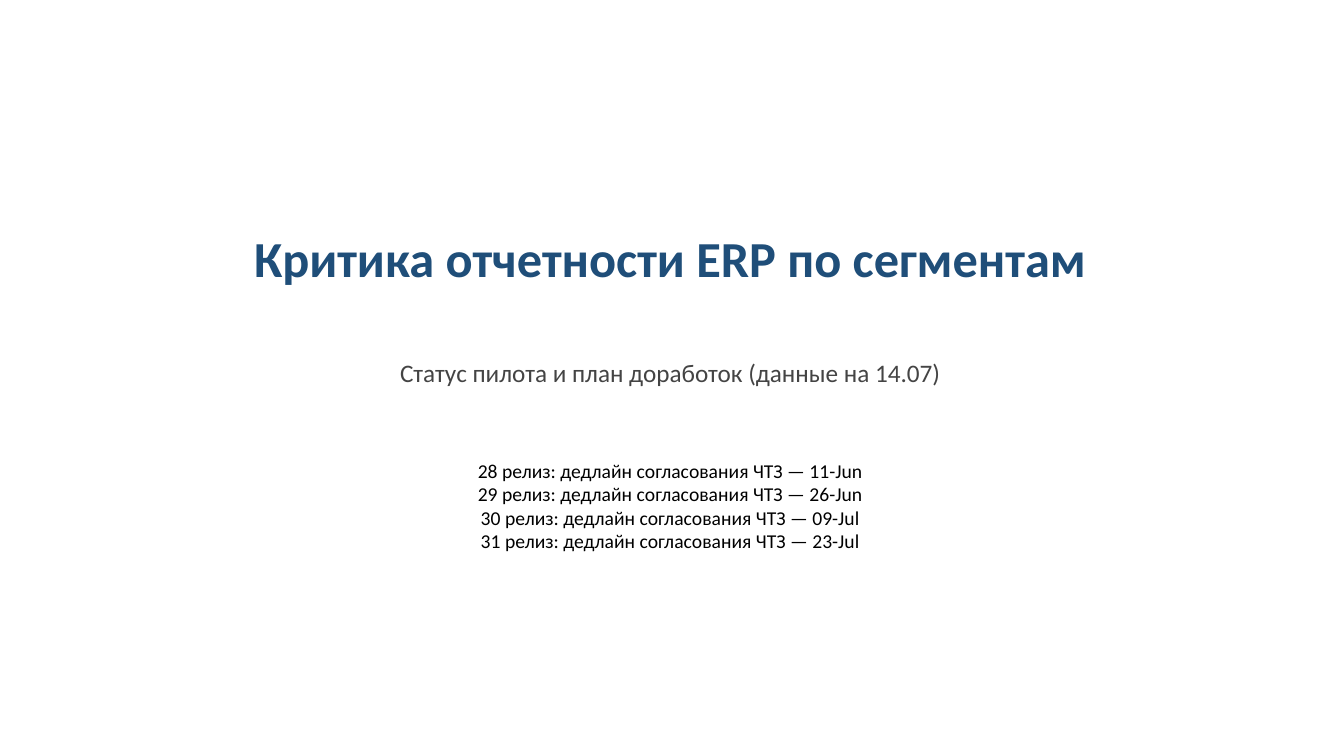
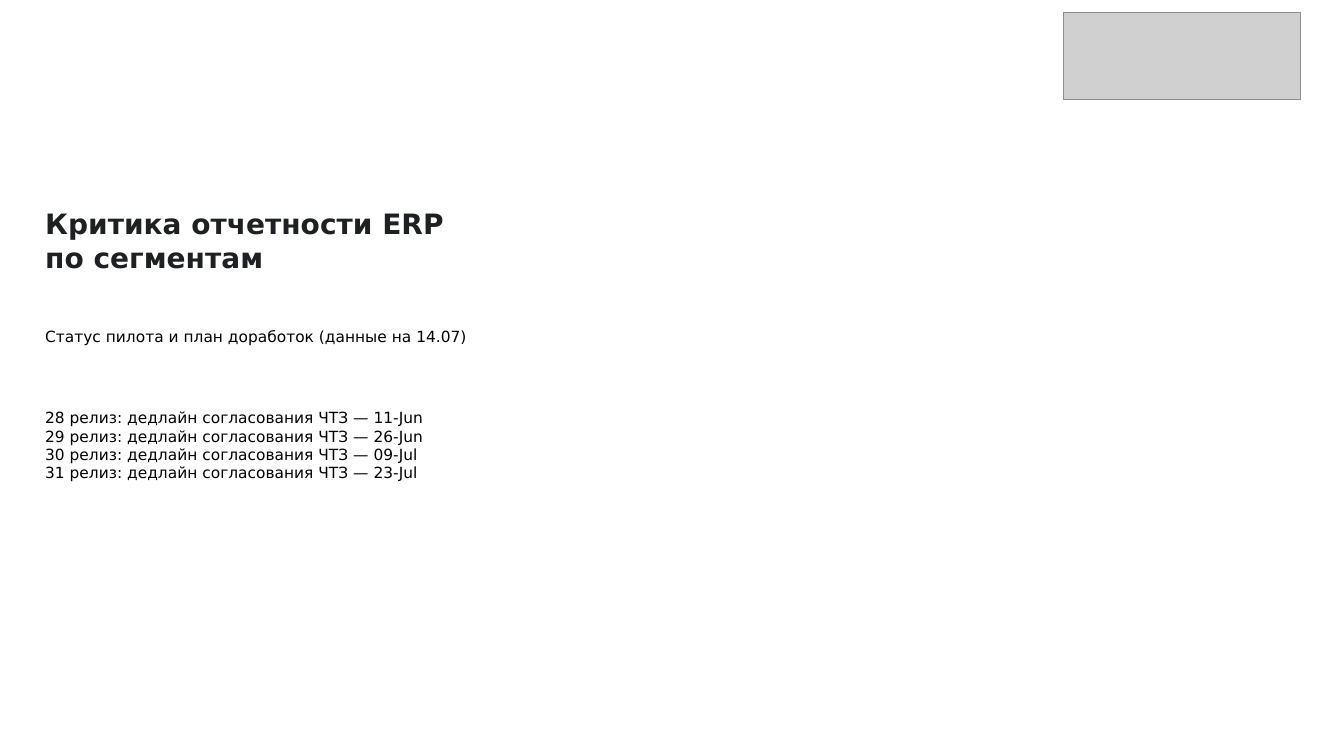
Before and after one commit to sokrat-in-me/pptx, a slide deck: slide 1 of Критика_отчетности_ERP_по_сегментам.pptx. Drawn at 1344x756 pixels with LibreOffice and Linux fonts; fonts in the diff are those of the drawing; grey boxes stand for pictures. Boxes give left, top, right and bottom in pixels: in the first picture for what was removed or moved away, otherwise in the second. Text is boxed around its words. In the diff, an @@ line names an element or a change of style, - is before the commit and + after.

```diff
--- a/Критика_отчетности_ERP_по_сегментам.pptx
+++ b/Критика_отчетности_ERP_по_сегментам.pptx
@@ picture added at bbox=[1064, 12, 1301, 100] @@
@@ text "Критика отчетности ERP по сегментам": place and size @@
-text "Критика отчетности ERP по сегментам" at bbox=[254, 244, 1086, 285]
+text "Критика отчетности ERP по сегментам" at bbox=[45, 213, 443, 269]
@@ text "Критика отчетности ERP по сегментам" at bbox=[45, 213, 443, 269]: size 36 to 20 pt, font Calibri to DejaVu Sans, text colour #1F4E79 to #1E2024; alignment centre to left @@
@@ text "Статус пилота и план доработок ...": place and size @@
-text "Статус пилота и план доработок ..." at bbox=[400, 364, 940, 386]
+text "Статус пилота и план доработок ..." at bbox=[45, 330, 466, 346]
@@ text "Статус пилота и план доработок ..." at bbox=[45, 330, 466, 346]: size 18 to 11 pt, font Calibri to DejaVu Sans, text colour #444444 to #000000; alignment centre to left @@
@@ text "28 релиз: дедлайн согласования ЧТЗ ...": place and size @@
-text "28 релиз: дедлайн согласования ЧТЗ ..." at bbox=[478, 464, 862, 552]
+text "28 релиз: дедлайн согласования ЧТЗ ..." at bbox=[45, 411, 423, 482]
@@ text "28 релиз: дедлайн согласования ЧТЗ ..." at bbox=[45, 411, 423, 482]: size 14 to 11 pt, font Calibri to DejaVu Sans; alignment centre to left @@
```
Also in this commit, not shown: 8 other slides changed, 3 other files.
